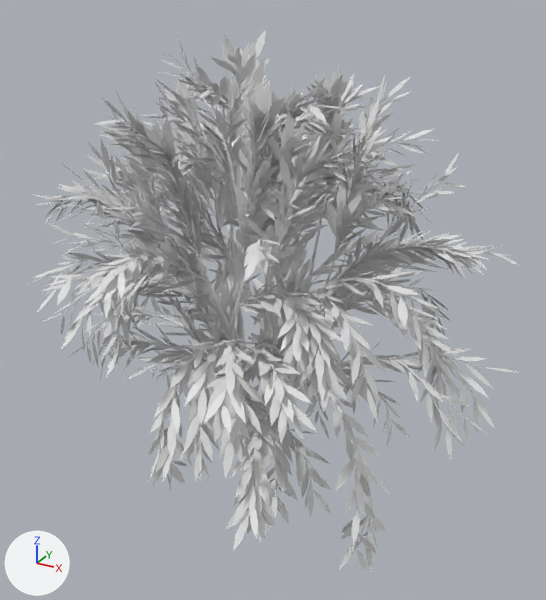
An edit to the Blender file Assets/Models/Environment/tree 2.blend, drawn before and after from the same camera.
Both versions are drawn from a 50 mm camera at (4.01, -6.93, 6.3) aimed at (0.16, 0.07, 2.8). The axes (+X, +Y, +Z) are drawn at lower left. The lights are the same throughout.

Script lines for the objects in view, before the commit:
```python
ob_leaves = bpy.data.objects.new('leaves', me_leaves)
ob_leaves.parent = ob_tree
ob_leaves.location = (0.0, 0.0, 0.0)
ob_tree = bpy.data.objects.new('tree', cu_tree_001)
ob_tree.location = (0.0, 0.0, 0.0)
```
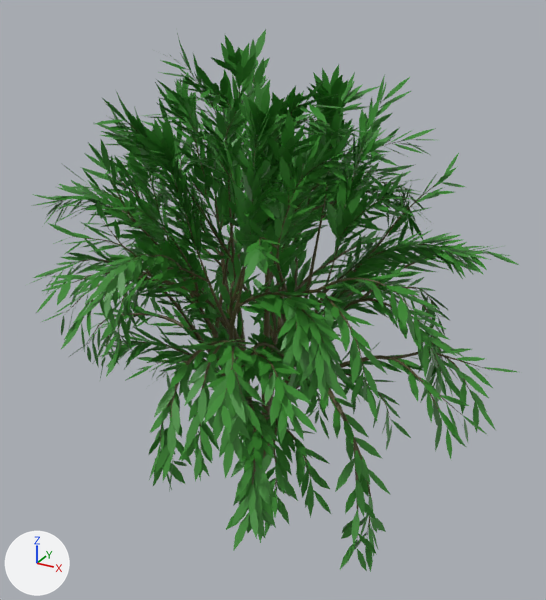
Where the change shows, as pixel boxes [x1, y1, x2, y2] in the pictures (546 x 600 px):
'leaves', recoloured (grey to green): [29, 29, 519, 572] in both

The change, as a list of edits to the scene's bpy script:
```text
Add mat_material_002:
    mat_material_002 = principled_material('Material.002')
    mat_material_002.base_color = (0.0985, 0.0843, 0.0318)  # brown #585232
Add mat_material_001:
    mat_material_001 = principled_material('Material.001')
    mat_material_001.base_color = (0.0419, 0.26, 0.0264)  # green #3a8b2d
Change me_leaves:
    where me_leaves.from_pydata(...)  # 24534 vertices, 8178 faces; spans x -2.72..2.99, y -2.55..2.74, z 0.51..5.78
    add me_leaves.materials.append(mat_material_001)  # green #3a8b2d
Change cu_tree_001:
    add cu_tree_001.materials.append(mat_material_002)  # brown #585232
```
